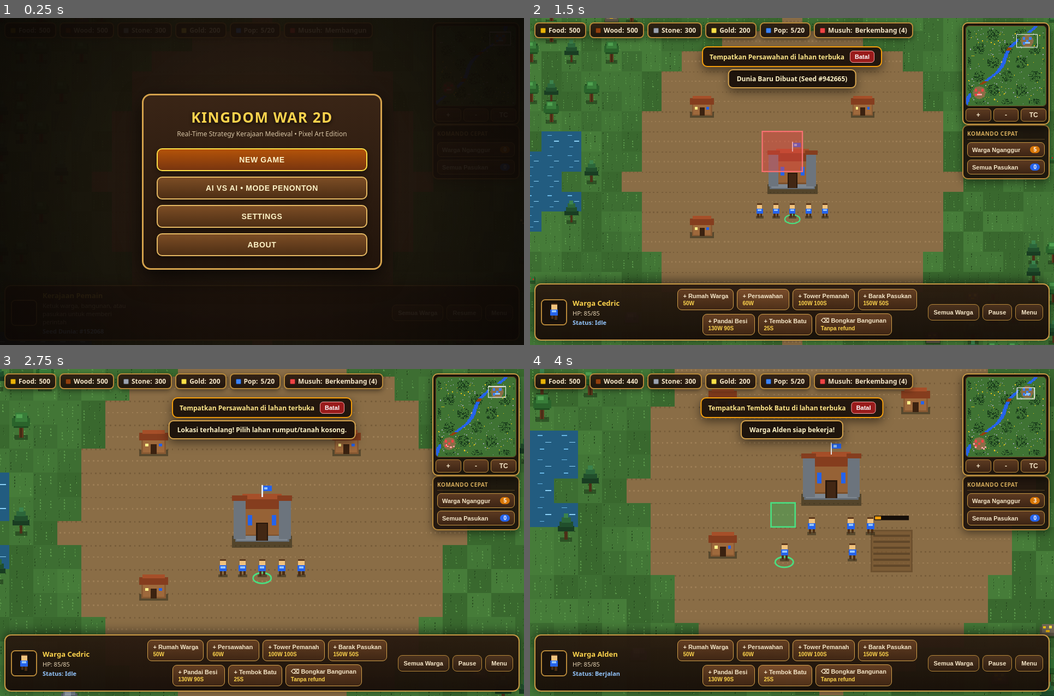
Above: before the commit, frames 1-4 (two rows, left to right).
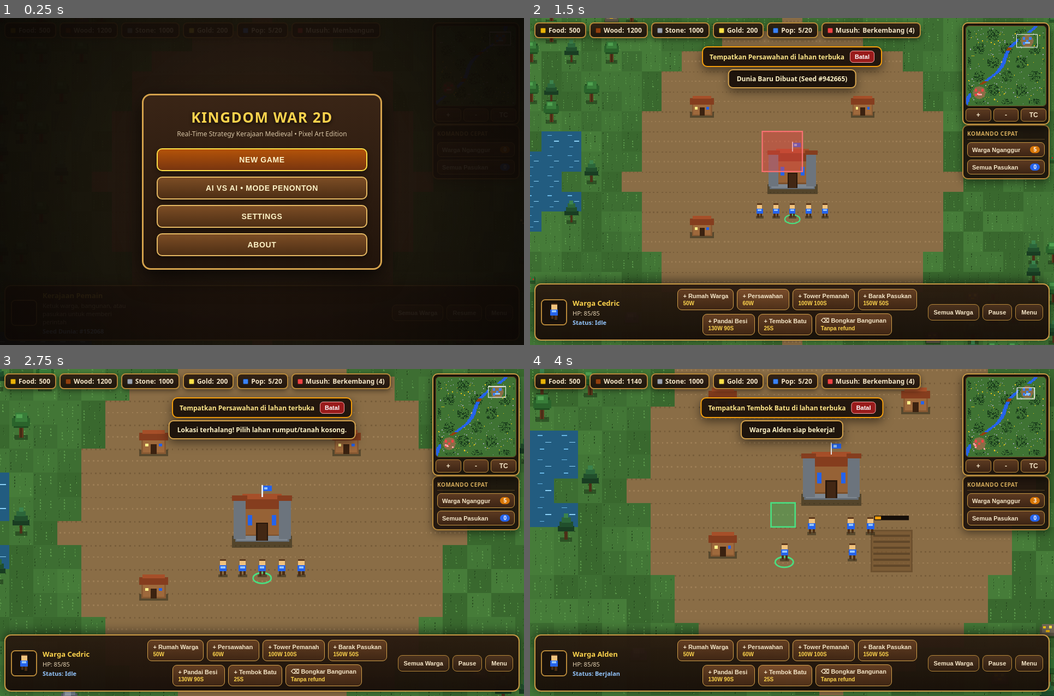
Above: after the commit, the same moments.

Repository: vexelkang-cell/gamepai
Game: browser game, page games/kingdom-war-2d/index.html
The game is run twice, just before and just after one commit, with the same random seed, the same clock (stepped at 60 frames per second) and the same inputs.
Inputs (mouse positions are in pixels of both pictures, inside the frame that each line leads up to):
- Up to frame 1 (0.25 s): no input
- Up to frame 2 (1.5 s): click "NEW GAME" at 0.27 s; click (792, 214) at 1.07 s; click "+ Persawahan 60W" at 1.27 s
- Up to frame 3 (2.75 s): click (157, 499) at 1.67 s; click "+" at 1.87 s; press the mouse at (366, 483) at 2.27 s; release the mouse at (262, 467) at 2.4 s; click "TC" at 2.47 s
- Up to frame 4 (4 s): click (870, 597) at 2.87 s; click "Warga Nganggur 4" at 3.07 s; click (661, 614) at 3.47 s; click "+ Tembok Batu 25S" at 3.67 s

The runs differ from the first frame. In frame 2, 1.0% of the frame differs, in the area x 18-86%, y 1-24%; in frame 3, 1.0%; in frame 4, 1.0%, in the area x 18-88%, y 1-25%.

Commit message:
Increase starting wood and stone for early six-tower defense

Diff:
--- a/games/kingdom-war-2d/index.html
+++ b/games/kingdom-war-2d/index.html
@@ -2751,7 +2751,7 @@
         this.opponentTeam = team === "player" ? "enemy" : "player";
         // Modal awal dibuat identik agar simulasi AI vs AI seimbang.
         this.resources = team === "player" ? game.resources : {
-          food: 500, wood: 500, stone: 300, gold: 200, popCurrent: 5, popMax: 20
+          food: 500, wood: 1200, stone: 1000, gold: 200, popCurrent: 5, popMax: 20
         };
         this.tech = {
           gather: 0,
@@ -2980,11 +2980,16 @@
         const rebuildingArmy = hasReadyBarracks && livingArmy < 7;
         const goals = {
           food: this.resources.food < 220 ? Math.max(3, Math.ceil(workerCount * 0.38)) : 2,
-          wood: this.resources.wood < 260 ? Math.max(3, Math.ceil(workerCount * 0.34)) : 2,
-          // Setelah gelombang perang, prioritaskan emas untuk pedang/pemanah
-          // dan batu untuk menjaga pembangunan penting tetap memungkinkan.
+          // Selama enam tower awal belum lengkap, percepat pasokan kayu dan batu.
+          // Target pekerja bahan bangunan dinaikkan agar pembangunan tidak macet.
+          wood: enemyBuildings.filter((b) => b.subtype === "tower").length < 6
+            ? Math.max(4, Math.ceil(workerCount * 0.38))
+            : (this.resources.wood < 260 ? Math.max(3, Math.ceil(workerCount * 0.34)) : 2),
+          // Setelah gelombang perang, prioritaskan emas untuk pedang/pemanah.
           gold: this.resources.gold < 220 ? (rebuildingArmy ? Math.max(4, Math.ceil(workerCount * 0.48)) : 2) : 1,
-          stone: this.resources.stone < 150 ? (rebuildingArmy ? 3 : 2) : 1
+          stone: enemyBuildings.filter((b) => b.subtype === "tower").length < 6
+            ? Math.max(4, Math.ceil(workerCount * 0.38))
+            : (this.resources.stone < 150 ? (rebuildingArmy ? 3 : 2) : 1)
         };
 
         for (const w of enemyWorkers) {
@@ -3063,10 +3068,8 @@
           this.tryBuildSmart(etc.x, etc.y, "farm", builder, 96, 240);
           return;
         }
-        // Jangan menghabiskan bahan untuk ekspansi pertahanan saat pasukan
-        // belum pulih. Setelah minimal 7 tentara tersedia, pembangunan lanjut.
-        const currentArmy = this.game.world.soldiers.filter((s) => s.team === this.team && s.hp > 0).length;
-        if (barracks.some((b) => b.isConstructed) && currentArmy < 7) return;
+        // Enam tower awal menjadi prioritas pertahanan setelah barak dan
+        // persawahan pertama tersedia; tidak perlu menunggu 7 tentara.
 
         // Bangun hingga 6 tower pada enam sektor mengelilingi Town Center.
         // Setiap tower menempati sektor terdekat agar pertahanan tersebar, bukan menumpuk.
@@ -3453,8 +3456,8 @@
 
         this.resources = {
           food: 500,
-          wood: 500,
-          stone: 300,
+          wood: 1200,
+          stone: 1000,
           gold: 200,
           popCurrent: 5,
           popMax: 20
@@ -3504,8 +3507,8 @@
 
         this.resources = {
           food: 500,
-          wood: 500,
-          stone: 300,
+          wood: 1200,
+          stone: 1000,
           gold: 200,
           popCurrent: 5,
           popMax: 20
